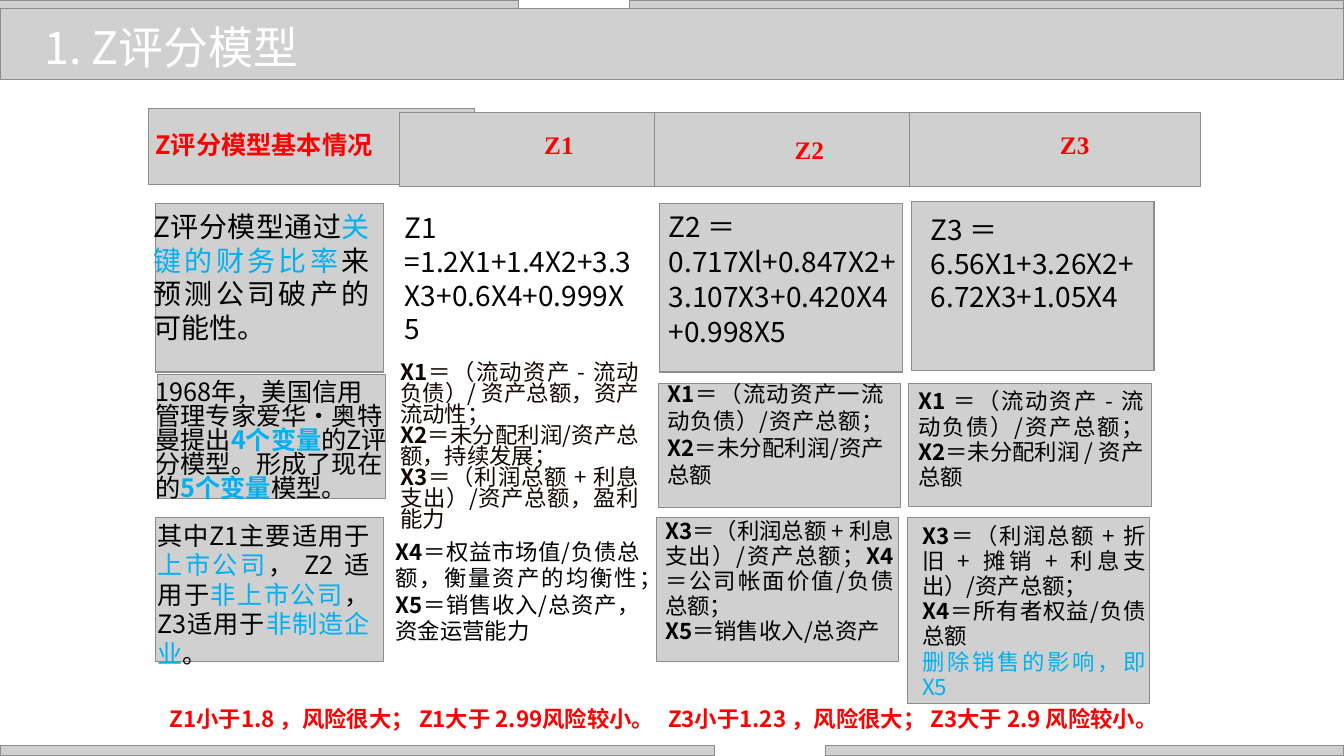
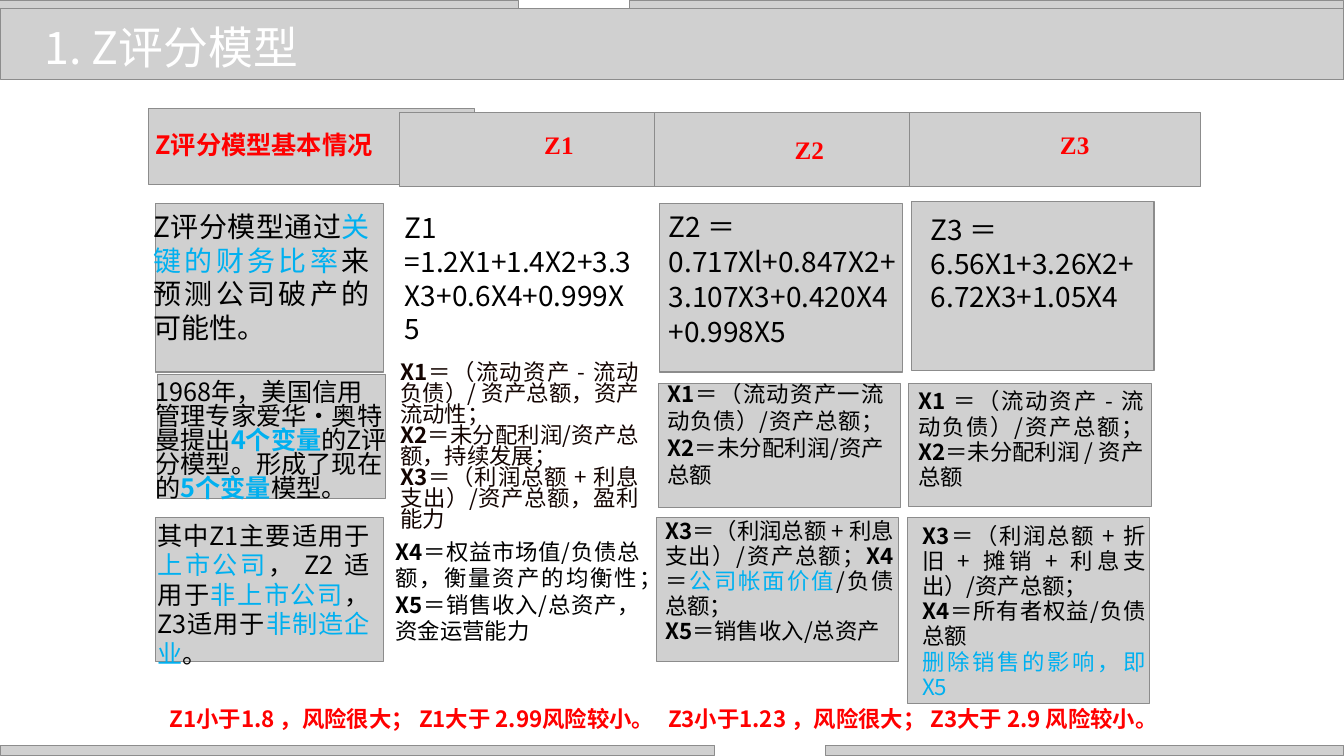
Before and after one commit to zhangjianzhang/internet_credit, a slide deck: slide 10 of files/slides/lecture_6.pptx. Drawn at 1344x756 pixels with LibreOffice and Linux fonts; fonts in the diff are those of the drawing; grey boxes stand for pictures; background and template pictures are left out. Boxes give left, top, right and bottom in pixels: in the first picture for what was removed or moved away, otherwise in the second. Text is boxed around its words. In the diff, an @@ line names an element or a change of style, - is before the commit and + after.

```diff
--- a/files/slides/lecture_6.pptx
+++ b/files/slides/lecture_6.pptx
@@ text at <box>665,516,894,618</box>: text colour #000000 to #00B0F0 in "利息支出）/资产总额；X4＝公司帐面价值/负债总额；" @@
```
Also in this commit, not shown: 4 other slides changed, 10 other files.
